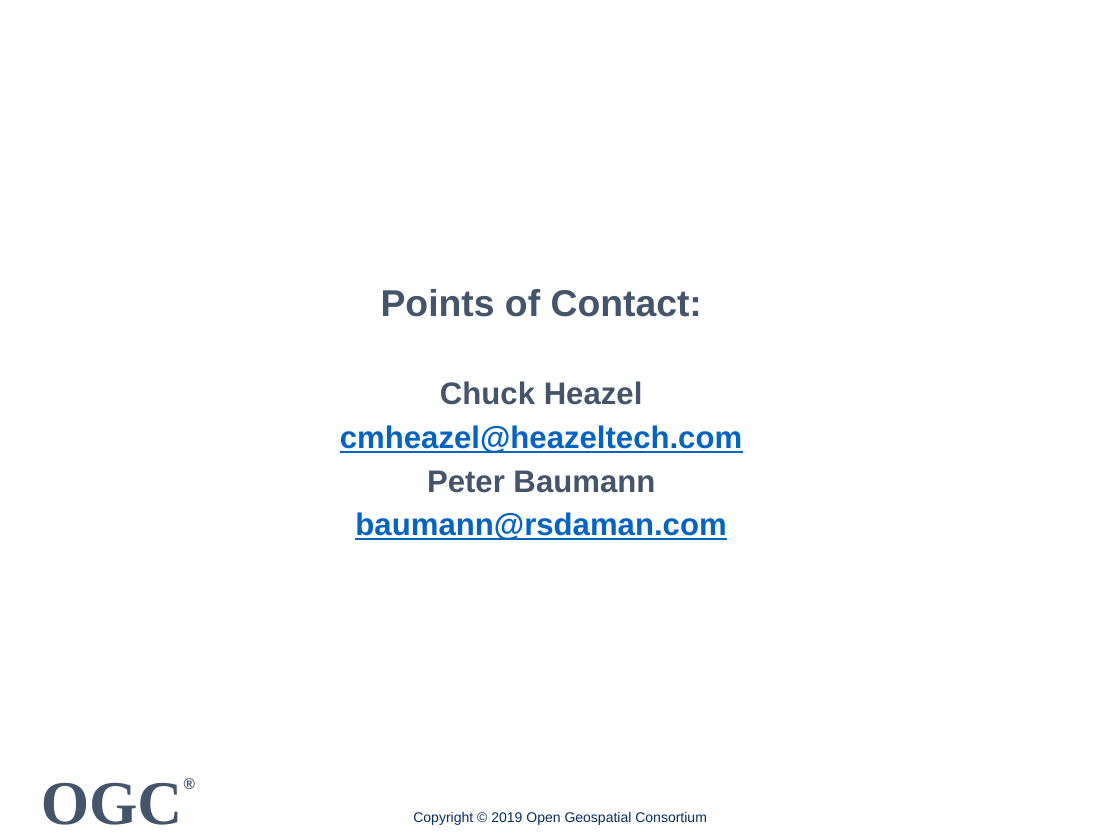
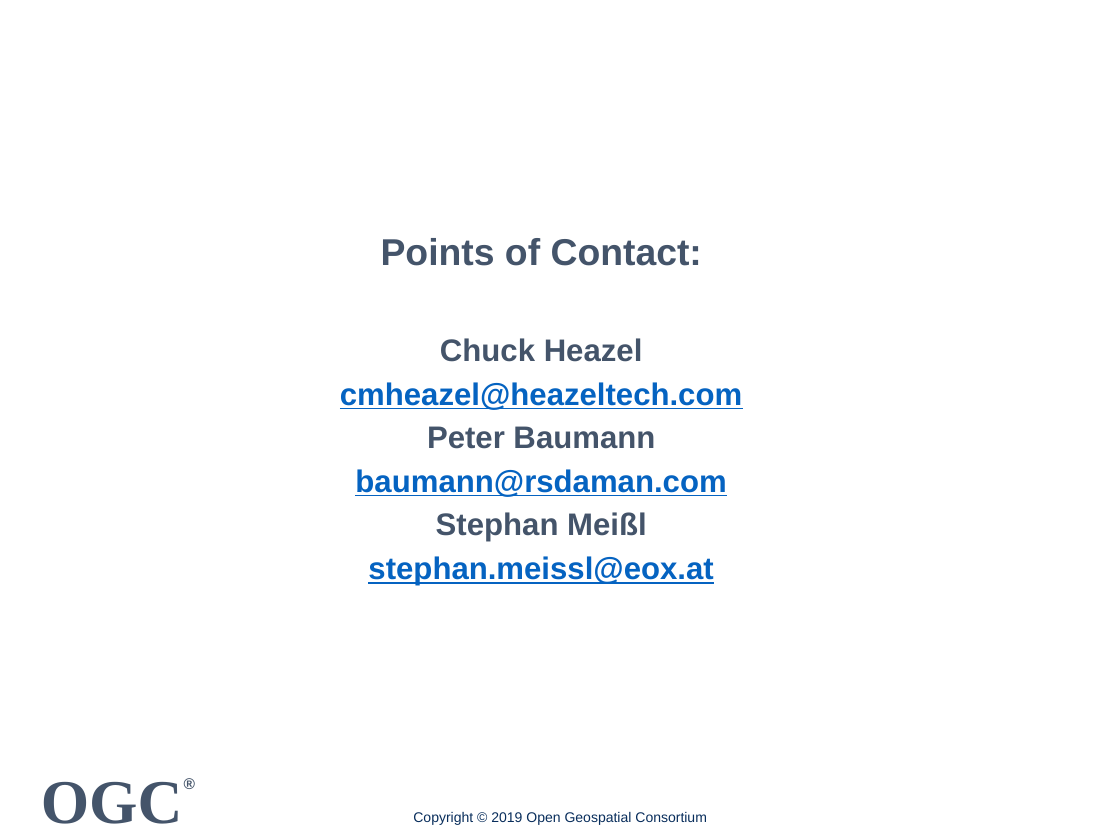
Before and after one commit to spacebel/OGC-API-Hackathon-2019, a slide deck: slide 7 of Presentations/OGC API Coverage 20190620.pptx (slide 5 before the commit). Drawn at 1120x840 pixels with LibreOffice and Linux fonts; fonts in the diff are those of the drawing; background and template pictures are left out. Boxes give left, top, right and bottom in pixels: in the first picture for what was removed or moved away, otherwise in the second. Text is boxed around its words. In the diff, an @@ line names an element or a change of style, - is before the commit and + after.

```diff
--- a/Presentations/OGC API Coverage 20190620.pptx
+++ b/Presentations/OGC API Coverage 20190620.pptx
@@ text at bbox=[368, 512, 713, 585]: paragraphs added @@
+Stephan Meißl
+stephan.meissl@eox.at
```
Also in this commit, not shown: 3 other slides changed, 2 slides added, 1 other file.
